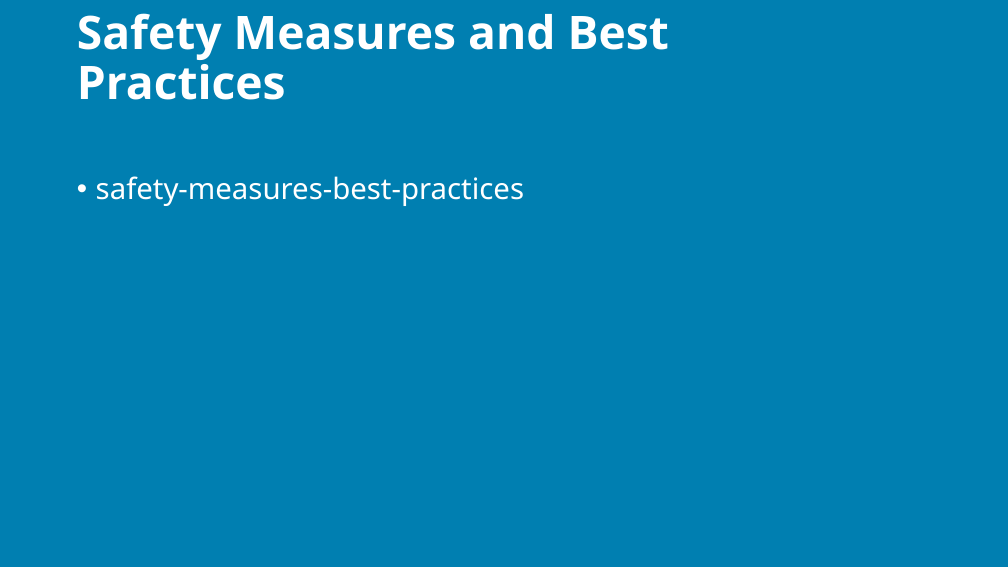
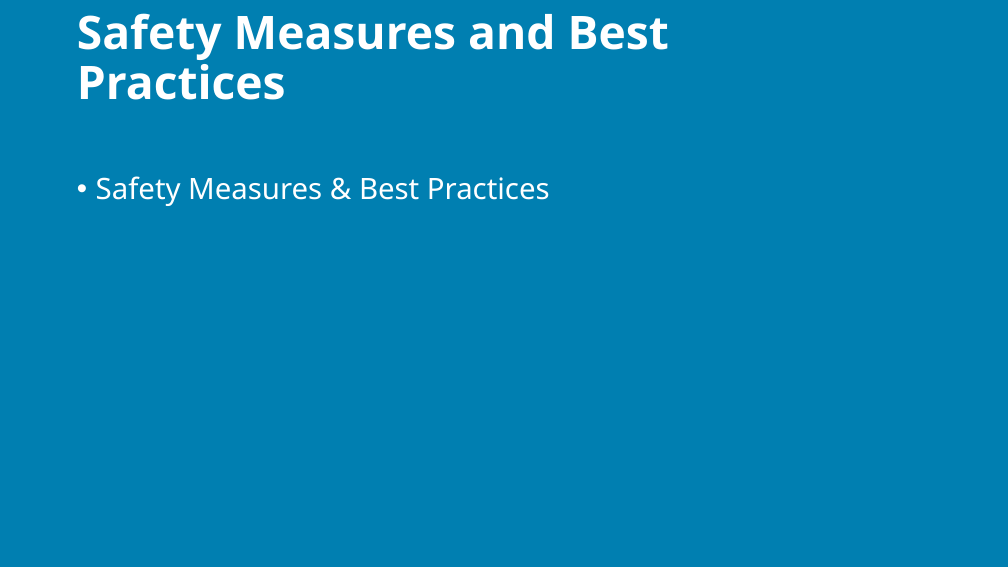
Before and after one commit to j0hnnymiller/AI-Assisted-Software-Development, a slide deck: slide 46 of Slides/output/aiasd-311-tuesday-draft.pptx (slide 47 before the commit). Drawn at 1008x567 pixels with LibreOffice and Linux fonts; fonts in the diff are those of the drawing; background and template pictures are left out. Boxes give left, top, right and bottom in pixels: in the first picture for what was removed or moved away, otherwise in the second. Text is boxed around its words. In the diff, an @@ line names an element or a change of style, - is before the commit and + after.

```diff
--- a/Slides/output/aiasd-311-tuesday-draft.pptx
+++ b/Slides/output/aiasd-311-tuesday-draft.pptx
@@ text at (96, 176, 550, 206): text changed @@
-• safety-measures-best-practices
+• Safety Measures & Best Practices
```
Also in this commit, not shown: 9 other slides changed, 18 slides added, 1 slide removed, 16 other files.
